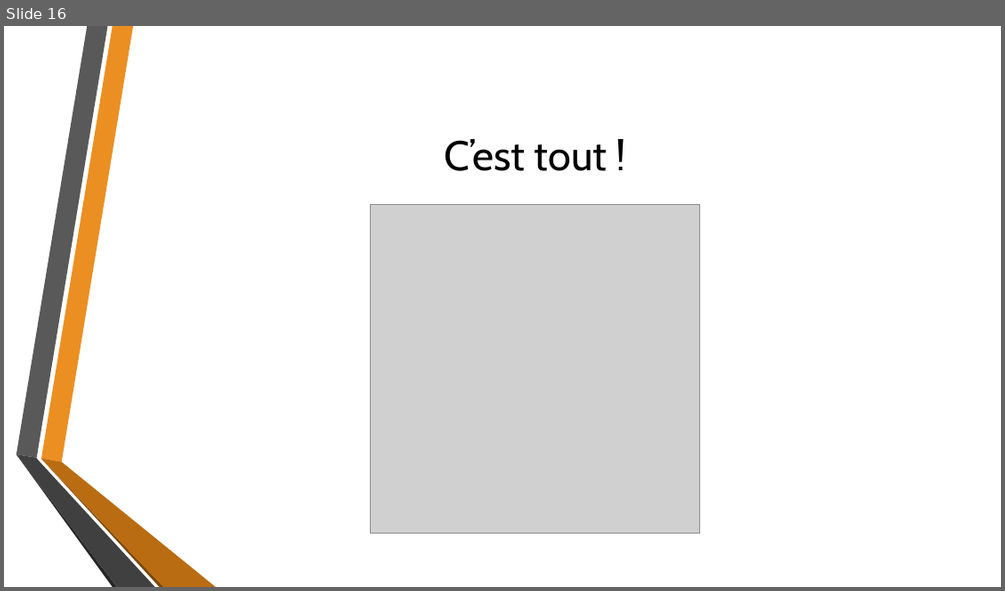
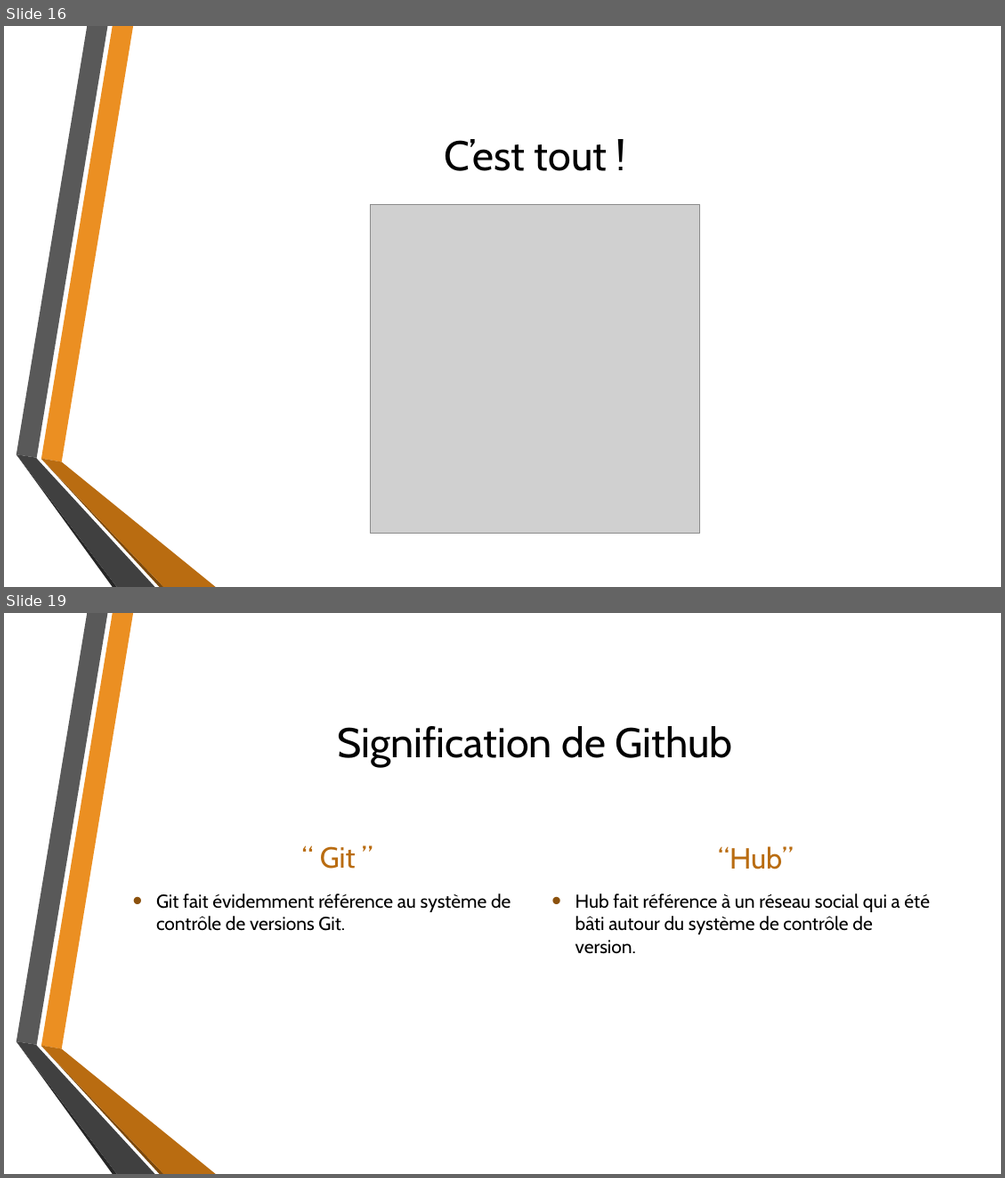
Before and after one commit to MatRenaud/Tptravailinfo, a slide deck: GitPresentation.pptx. Shown one above the other, each under a label of ours: slide 16 before the commit, slides 16 and 19 after it; the slides between them are not shown. The pictures are 1005x591 and 1005x1178 pixels, drawn with LibreOffice and Linux fonts; fonts in the diff are those of the drawing; grey boxes stand for pictures; background and template pictures are left out. Boxes give left, top, right and bottom in pixels: in the first picture for what was removed or moved away, otherwise in the second. Text is boxed around its words. In the diff, an @@ line names an element or a change of style, - is before the commit and + after.

```diff
--- a/GitPresentation.pptx
+++ b/GitPresentation.pptx
@@ slide 19 added at bbox=[4, 613, 1001, 1174], background picture (left out); not listed: 6 template elements that a slide beside it also shows @@
@@ title added at bbox=[337, 726, 733, 767], 40 pt, text #000000 @@
+Signification de Github
@@ text added at bbox=[320, 846, 356, 868], 28 pt, text #B96C11 @@
+“ Git ”
@@ text added at bbox=[718, 846, 793, 869], 28 pt, text #B96C11 @@
+“Hub”
@@ text added at bbox=[156, 893, 510, 931], 18 pt, text #000000 @@
+• Git fait évidemment référence au système de contrôle de versions Git.
@@ text added at bbox=[575, 893, 930, 954], 18 pt, text #000000 @@
+• Hub fait référence à un réseau social qui a été bâti autour du système de contrôle de version.
```
Also in this commit, not shown: 16 other slides added, 9 other files.
